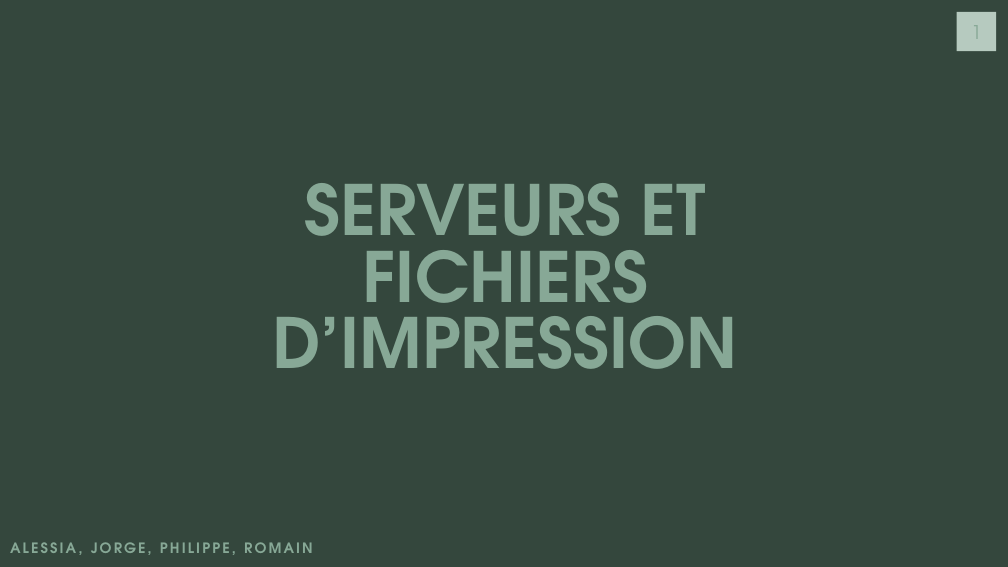
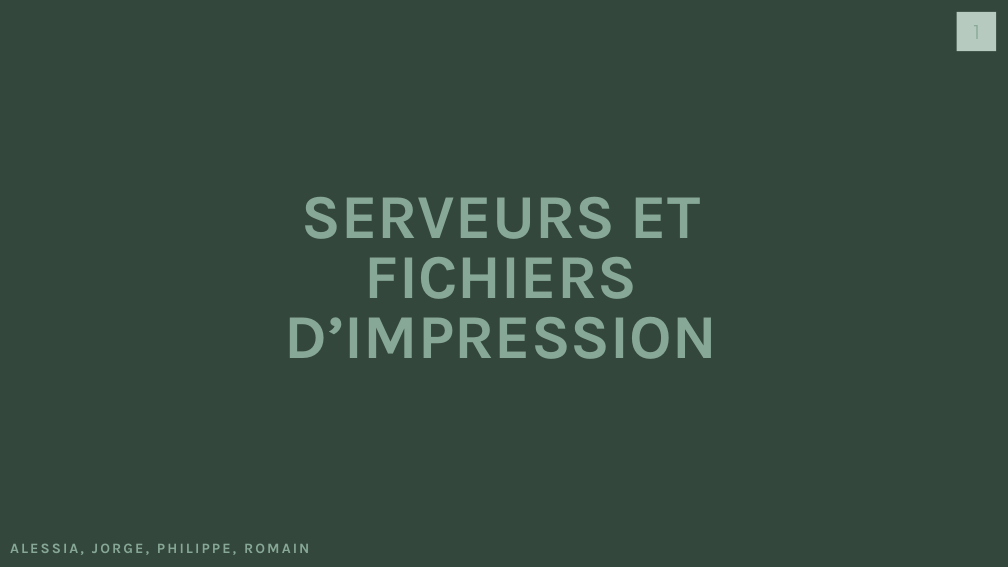
Before and after one commit to J0rg321/Serveur_Fichiers_ICT-123, a slide deck: slide 1 of SERVEUR ET FICHIERS D’IMPRESSION.pptx. Drawn at 1008x567 pixels with LibreOffice and Linux fonts; fonts in the diff are those of the drawing. Boxes give left, top, right and bottom in pixels: in the first picture for what was removed or moved away, otherwise in the second. Text is boxed around its words. In the diff, an @@ line names an element or a change of style, - is before the commit and + after.

```diff
--- a/SERVEUR ET FICHIERS D’IMPRESSION.pptx
+++ b/SERVEUR ET FICHIERS D’IMPRESSION.pptx
@@ title "SERVEURS ET FICHIERS D’IMPRESSION": place and size @@
-title "SERVEURS ET FICHIERS D’IMPRESSION" at <box>272,183,738,369</box>
+title "SERVEURS ET FICHIERS D’IMPRESSION" at <box>285,197,717,359</box>
@@ title "SERVEURS ET FICHIERS D’IMPRESSION" at <box>285,197,717,359</box>: size 66 to 59.4 pt, font TeX Gyre Adventor to Karla @@
@@ subtitle "ALESSIA, JORGE, PHILIPPE, ROMAIN" at <box>10,544,309,555</box>: font TeX Gyre Adventor to Karla @@
```
Also in this commit, not shown: 3 other slides changed.
